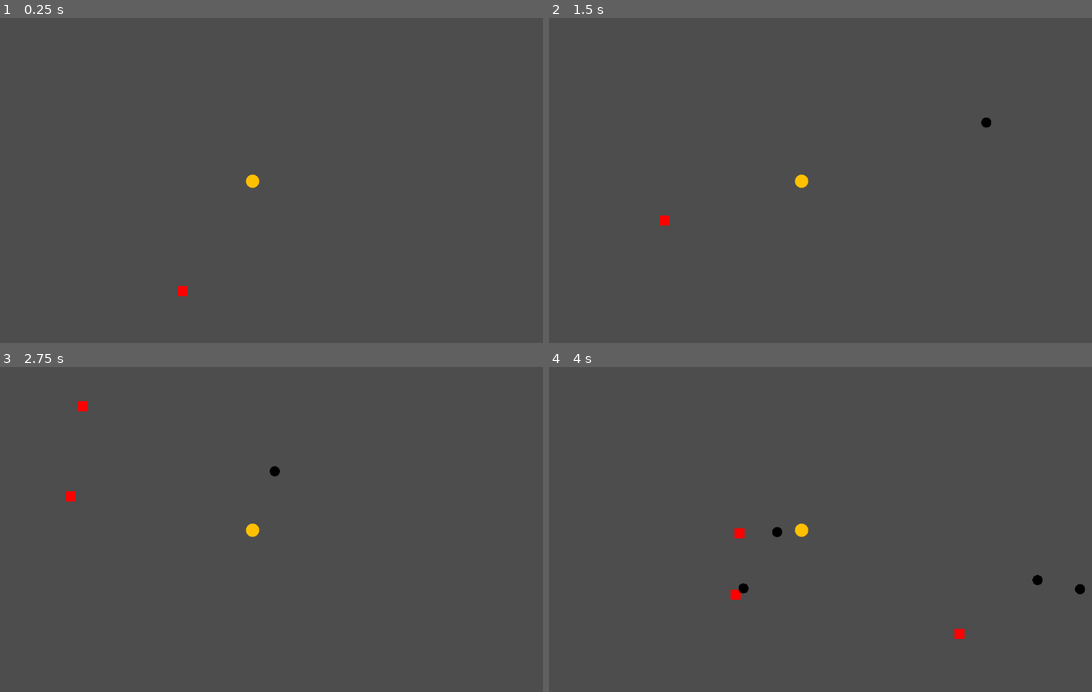
Above: before the commit, frames 1-4 (two rows, left to right).
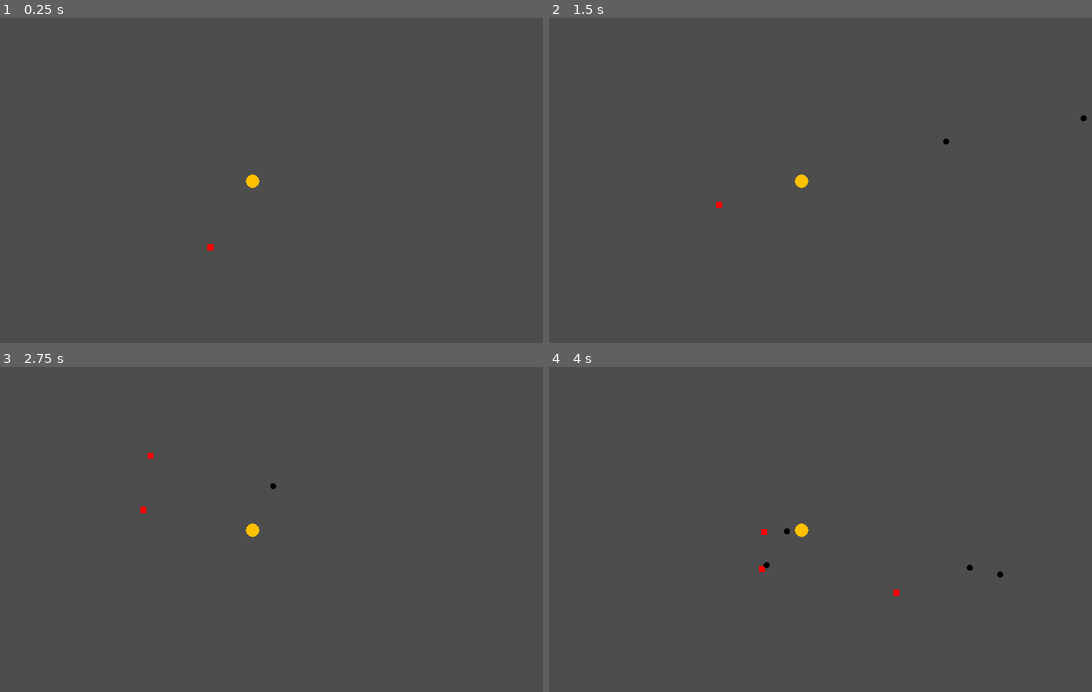
Above: after the commit, the same moments.

Repository: aiden10/towertide
Game: Godot game, scene res://Arena/arena.tscn
Two runs of this game, one before a commit and one after it. Both use one fixed random seed, a clock stepped at 60 frames per second and the inputs below.
Inputs (mouse positions are in pixels of both pictures, inside the frame that each line leads up to):
- Up to frame 1 (0.25 s): no input
- Up to frame 2 (1.5 s): move the mouse to (929, 164) at 0.52 s; press the mouse at (929, 164) at 0.53 s; hold D (right) 0.53-1.28 s; move the mouse to (684, 196) at 1.27 s; release the mouse at (684, 196) at 1.28 s; hold S (down) from 1.28 s (still down); click (684, 196) at 1.35 s
- Up to frame 3 (2.75 s): move the mouse to (309, 458) at 2.02 s; release S (down) at 2.03 s; press the mouse at (309, 458) at 2.03 s; hold D (right) from 2.03 s (still down)
- Up to frame 4 (4 s): move the mouse to (771, 594) at 2.77 s; release D (right) at 2.78 s; release the mouse at (771, 594) at 2.78 s; hold W (up) 2.78-3.53 s; click (771, 594) at 2.85 s; move the mouse to (977, 578) at 3.52 s; press the mouse at (977, 578) at 3.53 s; hold A (left) from 3.53 s (still down)

The runs differ from the first frame. In frame 1, 0.1% of the frame differs, in the area x 32-48%, y 48-86%; in frame 2, 0.2%; in frame 3, 0.2%; in frame 4, 0.5%, in the area x 33-99%, y 48-84%.

Commit message:
added shop scene

Diff:
--- a/Arena/arena.gd
+++ b/Arena/arena.gd
@@ -5,14 +5,19 @@
 @onready var player = $Player
 
 @export var enemy_scenes: Array[PackedScene]
+@export var door_scene: PackedScene
 @export var spawn_radius: float
+@export var door_spawn_radius: float
+var door_spawned = false
 
 func _ready() -> void:
 	EventBus.arena_spawn.connect(add_to_arena)
+	EventBus.level_clear.connect(start_new_level)
 
 func _process(delta: float) -> void:
+	check_clear_condition()
 	if timer <= 0:
-		if GameState.level == 1:
+		if GameState.level >= 1:
 			var enemy_scene = enemy_scenes.pick_random()
 			var enemy_position = Utils.get_random_position_in_radius(player.position, spawn_radius)
 			var enemy = enemy_scene.instantiate()
@@ -24,5 +29,19 @@
 
 	timer -= delta
 
+func check_clear_condition() -> void:
+	if GameState.enemies_killed >= GameState.clear_condition and not door_spawned:
+		door_spawned = true
+		var door = door_scene.instantiate()
+		var door_position = Utils.get_random_position_in_radius(player.position, door_spawn_radius)
+		door.position = door_position
+		add_child(door)
+
 func add_to_arena(child: Node) -> void:
 	call_deferred("add_child", child)
+
+func start_new_level() -> void:
+	GameState.level += 1
+	GameState.enemies_killed = 0
+	GameState.clear_condition = GameState.level * 100
+	get_tree().change_scene_to_packed(Scenes.shop_scene)
--- a/Arena/arena.tscn
+++ b/Arena/arena.tscn
@@ -2,14 +2,14 @@
 
 [ext_resource type="Script" path="res://Arena/arena.gd" id="1_5n0be"]
 [ext_resource type="PackedScene" uid="uid://dqfbffxeidvhr" path="res://Player/Player.tscn" id="1_iy5w2"]
-[ext_resource type="PackedScene" uid="uid://b522nu0e6viam" path="res://Projectile/Projectile.tscn" id="2_8kac3"]
+[ext_resource type="PackedScene" uid="uid://l2perbaghgnm" path="res://Door/Door.tscn" id="3_cuvm2"]
 [ext_resource type="PackedScene" uid="uid://onunwggusljt" path="res://Enemies/Basic/BasicEnemy.tscn" id="4_5ndg3"]
 
 [node name="Arena" type="Node2D"]
 script = ExtResource("1_5n0be")
 enemy_scenes = Array[PackedScene]([ExtResource("4_5ndg3")])
+door_scene = ExtResource("3_cuvm2")
 spawn_radius = 350.0
+door_spawn_radius = 350.0
 
 [node name="Player" parent="." instance=ExtResource("1_iy5w2")]
-position = Vector2(550, 257)
-projectile_scene = ExtResource("2_8kac3")
--- /dev/null
+++ b/Door/Door.tscn
@@ -0,0 +1,20 @@
+[gd_scene load_steps=4 format=3 uid="uid://l2perbaghgnm"]
+
+[ext_resource type="Script" path="res://Door/door.gd" id="1_1p08v"]
+[ext_resource type="Texture2D" uid="uid://3c827prspt5g" path="res://sprites/door.png" id="1_ci44r"]
+
+[sub_resource type="RectangleShape2D" id="RectangleShape2D_pkuqs"]
+size = Vector2(94.1366, 132.198)
+
+[node name="Door" type="Area2D"]
+script = ExtResource("1_1p08v")
+
+[node name="Sprite2D" type="Sprite2D" parent="."]
+position = Vector2(1.125, -1.90735e-06)
+scale = Vector2(0.203441, 0.249364)
+texture = ExtResource("1_ci44r")
+
+[node name="CollisionShape2D" type="CollisionShape2D" parent="."]
+position = Vector2(1.5, 2.38419e-07)
+scale = Vector2(0.605503, 0.786698)
+shape = SubResource("RectangleShape2D_pkuqs")
--- /dev/null
+++ b/Door/door.gd
@@ -0,0 +1,13 @@
+extends Area2D
+
+func _ready() -> void:
+	area_entered.connect(_on_area_entered)
+
+func _on_area_entered(area: Area2D) -> void:
+	var parent = area.get_parent()
+	if parent.is_in_group("Player"):
+		door_entered()
+
+func door_entered() -> void:
+	queue_free()
+	EventBus.level_clear.emit()
--- a/Enemy/enemy.gd
+++ b/Enemy/enemy.gd
@@ -26,4 +26,6 @@
 		drop.position = drop_position
 		EventBus.arena_spawn.emit(drop)
 
+	GameState.enemies_killed += 1
+	print("Enemies Killed: ", GameState.enemies_killed)
 	queue_free()
--- a/Enemy/states/attack_state.gd
+++ b/Enemy/states/attack_state.gd
@@ -1,7 +1,6 @@
 extends State
 
 @export var enemy: Enemy
-@export var projectile_scene: PackedScene
 var firerate = 0
 var can_shoot
 var player
@@ -26,7 +25,7 @@
 
 func shoot(player_position: Vector2):
 	if can_shoot:
-		var bullet = projectile_scene.instantiate()
+		var bullet = Scenes.projectile_scene.instantiate()
 		bullet.position = enemy.position
 		bullet.start(player_position, enemy.projectile_speed, enemy.damage, "enemy")
 		EventBus.arena_spawn.emit(bullet)
--- /dev/null
+++ b/Overlay/Overlay.tscn
@@ -0,0 +1,11 @@
+[gd_scene format=3 uid="uid://cmnf66ocvlno0"]
+
+[node name="Overlay" type="Control"]
+layout_mode = 3
+anchors_preset = 15
+anchor_right = 1.0
+anchor_bottom = 1.0
+grow_horizontal = 2
+grow_vertical = 2
+
+[node name="CanvasLayer" type="CanvasLayer" parent="."]
--- a/Player/Player.tscn
+++ b/Player/Player.tscn
@@ -4,10 +4,10 @@
 [ext_resource type="Texture2D" uid="uid://dwwvgb5wmus22" path="res://sprites/player.png" id="1_33oy3"]
 
 [sub_resource type="CircleShape2D" id="CircleShape2D_jwrfn"]
-radius = 13.0384
+radius = 22.0
 
 [sub_resource type="CircleShape2D" id="CircleShape2D_l7xpc"]
-radius = 14.0
+radius = 22.0
 
 [node name="Player" type="CharacterBody2D" groups=["Player"]]
 script = ExtResource("1_8lbho")
@@ -16,8 +16,8 @@
 shape = SubResource("CircleShape2D_jwrfn")
 
 [node name="Sprite2D" type="Sprite2D" parent="."]
-position = Vector2(0, -4.76837e-07)
-scale = Vector2(0.0299097, 0.0293123)
+position = Vector2(2.38419e-06, -2.86102e-06)
+scale = Vector2(0.0496614, 0.0496054)
 texture = ExtResource("1_33oy3")
 
 [node name="Area2D" type="Area2D" parent="."]
--- a/Player/player.gd
+++ b/Player/player.gd
@@ -1,6 +1,5 @@
 extends CharacterBody2D
 
-@export var projectile_scene: PackedScene
 var firerate_cooldown = PlayerConstants.DEFAULT_FIRERATE
 var firerate = firerate_cooldown
 var can_shoot = true
@@ -32,7 +31,7 @@
 
 func shoot(mouse_position: Vector2):
 	if can_shoot:
-		var bullet = projectile_scene.instantiate()
+		var bullet = Scenes.projectile_scene.instantiate()
 		bullet.position = position
 		bullet.start(mouse_position, PlayerConstants.PROJECTILE_SPEED, damage, "player")
 		EventBus.arena_spawn.emit(bullet)
--- a/Player/player_constants.gd
+++ b/Player/player_constants.gd
@@ -3,5 +3,5 @@
 const PLAYER_SPEED = 300
 const DEFAULT_FIRERATE = 0.5
 const DEFAULT_DAMAGE = 1
-const PROJECTILE_SPEED = 1000
+const PROJECTILE_SPEED = 1250
 const PLAYER_HEALTH = 10
--- /dev/null
+++ b/Shop/ItemCard.tscn
@@ -0,0 +1,46 @@
+[gd_scene load_steps=2 format=3 uid="uid://cnjn3ya5n82rm"]
+
+[ext_resource type="Texture2D" uid="uid://df2ri8o2uxrq8" path="res://sprites/potion.png" id="2_ygtmh"]
+
+[node name="VBoxContainer" type="VBoxContainer"]
+anchors_preset = 8
+anchor_left = 0.5
+anchor_top = 0.5
+anchor_right = 0.5
+anchor_bottom = 0.5
+offset_left = -125.0
+offset_top = -221.5
+offset_right = 125.0
+offset_bottom = 221.5
+grow_horizontal = 2
+grow_vertical = 2
+
+[node name="Name" type="Label" parent="."]
+layout_mode = 2
+theme_override_font_sizes/font_size = 32
+text = "Item Name"
+horizontal_alignment = 1
+
+[node name="PanelContainer" type="PanelContainer" parent="."]
+layout_mode = 2
+
+[node name="TextureRect" type="TextureRect" parent="PanelContainer"]
+custom_minimum_size = Vector2(250, 250)
+layout_mode = 2
+texture = ExtResource("2_ygtmh")
+expand_mode = 3
+
+[node name="PriceLabel" type="Label" parent="."]
+layout_mode = 2
+theme_override_font_sizes/font_size = 32
+text = "20 Gold"
+
+[node name="Description" type="Label" parent="."]
+layout_mode = 2
+theme_override_font_sizes/font_size = 24
+text = "Description"
+
+[node name="Button" type="Button" parent="."]
+layout_mode = 2
+theme_override_font_sizes/font_size = 32
+text = "Purchase"
--- /dev/null
+++ b/Shop/Shop.tscn
@@ -0,0 +1,132 @@
+[gd_scene load_steps=5 format=3 uid="uid://bywgw8abckf6s"]
+
+[ext_resource type="PackedScene" uid="uid://cnjn3ya5n82rm" path="res://Shop/ItemCard.tscn" id="1_13i1l"]
+[ext_resource type="Script" path="res://Shop/shop.gd" id="1_tnxq0"]
+[ext_resource type="Texture2D" uid="uid://eshbje6sgqao" path="res://sprites/coin.png" id="3_48ack"]
+[ext_resource type="Texture2D" uid="uid://cydof6j3pclmi" path="res://sprites/heart.png" id="4_pseb3"]
+
+[node name="Shop" type="Control"]
+layout_mode = 3
+anchors_preset = 0
+offset_right = 90.0
+offset_bottom = 31.0
+script = ExtResource("1_tnxq0")
+
+[node name="CanvasLayer" type="CanvasLayer" parent="."]
+
+[node name="ItemContainer" type="HBoxContainer" parent="CanvasLayer"]
+anchors_preset = 8
+anchor_left = 0.5
+anchor_top = 0.5
+anchor_right = 0.5
+anchor_bottom = 0.5
+offset_left = -4.0
+offset_right = 4.0
+grow_horizontal = 2
+grow_vertical = 2
+size_flags_horizontal = 3
+size_flags_vertical = 3
+theme_override_constants/separation = 100
+
+[node name="ItemCard" parent="CanvasLayer/ItemContainer" instance=ExtResource("1_13i1l")]
+layout_mode = 2
+
+[node name="ItemCard2" parent="CanvasLayer/ItemContainer" instance=ExtResource("1_13i1l")]
+layout_mode = 2
+
+[node name="ItemCard3" parent="CanvasLayer/ItemContainer" instance=ExtResource("1_13i1l")]
+layout_mode = 2
+
+[node name="ItemCard4" parent="CanvasLayer/ItemContainer" instance=ExtResource("1_13i1l")]
+layout_mode = 2
+
+[node name="ItemCard5" parent="CanvasLayer/ItemContainer" instance=ExtResource("1_13i1l")]
+layout_mode = 2
+
+[node name="LabelContainer" type="MarginContainer" parent="CanvasLayer"]
+anchors_preset = 5
+anchor_left = 0.5
+anchor_right = 0.5
+offset_left = -36.5
+offset_right = 36.5
+offset_bottom = 42.0
+grow_horizontal = 2
+theme_override_constants/margin_top = 50
+
+[node name="Label" type="Label" parent="CanvasLayer/LabelContainer"]
+layout_mode = 2
+theme_override_font_sizes/font_size = 100
+text = "Shop"
+
+[node name="RerollContainer" type="MarginContainer" parent="CanvasLayer"]
+anchors_preset = 7
+anchor_left = 0.5
+anchor_top = 1.0
+anchor_right = 0.5
+anchor_bottom = 1.0
+offset_left = -119.0
+offset_top = -146.0
+offset_right = 119.0
+grow_horizontal = 2
+grow_vertical = 0
+theme_override_constants/margin_bottom = 100
+
+[node name="RerollButton" type="Button" parent="CanvasLayer/RerollContainer"]
+layout_mode = 2
+theme_override_font_sizes/font_size = 64
+text = "Reroll"
+
+[node name="LevelContainer" type="MarginContainer" parent="CanvasLayer"]
+anchors_preset = 3
+anchor_left = 1.0
+anchor_top = 1.0
+anchor_right = 1.0
+anchor_bottom = 1.0
+offset_left = -90.0
+offset_top = -40.0
+grow_horizontal = 0
+grow_vertical = 0
+theme_override_constants/margin_right = 100
+theme_override_constants/margin_bottom = 100
+
+[node name="NextLevelButton" type="Button" parent="CanvasLayer/LevelContainer"]
+layout_mode = 2
+theme_override_font_sizes/font_size = 64
+text = "Next Level"
+
+[node name="StatsContainer" type="MarginContainer" parent="CanvasLayer"]
+anchors_preset = 1
+anchor_left = 1.0
+anchor_right = 1.0
+offset_left = -63.0
+offset_bottom = 40.0
+grow_horizontal = 0
+theme_override_constants/margin_top = 25
+theme_override_constants/margin_right = 25
+
+[node name="PanelContainer" type="PanelContainer" parent="CanvasLayer/StatsContainer"]
+layout_mode = 2
+
+[node name="GridContainer" type="GridContainer" parent="CanvasLayer/StatsContainer/PanelContainer"]
+layout_mode = 2
+columns = 2
+
+[node name="TextureRect" type="TextureRect" parent="CanvasLayer/StatsContainer/PanelContainer/GridContainer"]
+layout_mode = 2
+texture = ExtResource("3_48ack")
+expand_mode = 3
+
+[node name="Label" type="Label" parent="CanvasLayer/StatsContainer/PanelContainer/GridContainer"]
+layout_mode = 2
+theme_override_font_sizes/font_size = 32
+text = "100"
+
+[node name="TextureRect2" type="TextureRect" parent="CanvasLayer/StatsContainer/PanelContainer/GridContainer"]
+layout_mode = 2
+texture = ExtResource("4_pseb3")
+expand_mode = 3
+
+[node name="Label2" type="Label" parent="CanvasLayer/StatsContainer/PanelContainer/GridContainer"]
+layout_mode = 2
+theme_override_font_sizes/font_size = 32
+text = "20 / 50"
--- /dev/null
+++ b/Shop/item_card.gd
@@ -0,0 +1 @@
+extends Control
--- /dev/null
+++ b/Shop/shop.gd
@@ -0,0 +1,9 @@
+extends Control
+
+@onready var next_level_button: Button = $CanvasLayer/LevelContainer/NextLevelButton
+
+func _ready() -> void:
+	next_level_button.pressed.connect(_next_level)
+
+func _next_level() -> void:
+	get_tree().change_scene_to_packed(Scenes.arena_scene)
--- a/globals/event_bus.gd
+++ b/globals/event_bus.gd
@@ -2,3 +2,4 @@
 
 signal collided(collider)
 signal arena_spawn(child)
+signal level_clear
--- /dev/null
+++ b/globals/scenes.gd
@@ -0,0 +1,5 @@
+extends Node
+
+var arena_scene: PackedScene = preload("res://Arena/arena.tscn")
+var shop_scene: PackedScene = preload("res://Shop/Shop.tscn")
+var projectile_scene: PackedScene = preload("res://Projectile/Projectile.tscn")
--- a/project.godot
+++ b/project.godot
@@ -22,6 +22,12 @@
 EnemyConstants="*res://Enemy/enemy_constants.gd"
 GameState="*res://states/game_state.gd"
 Utils="*res://globals/utils.gd"
+Scenes="*res://globals/scenes.gd"
+
+[display]
+
+window/size/viewport_width=1920
+window/size/viewport_height=1080
 
 [global_group]
 
--- a/states/game_state.gd
+++ b/states/game_state.gd
@@ -4,3 +4,6 @@
 var gold: int = 0
 var xp: int = 0
 var arena: Node2D = null
+var enemies_killed: int = 0
+var clear_condition: int = 3
+var player_items: Array = []
Binary file added: sprites/door.png
Not shown, added: sprites/door.png.import
Binary file added: sprites/heart.png
Not shown, added: sprites/heart.png.import
Binary file added: sprites/potion.png
Not shown, added: sprites/potion.png.import
Not shown, changed: todo.txt
